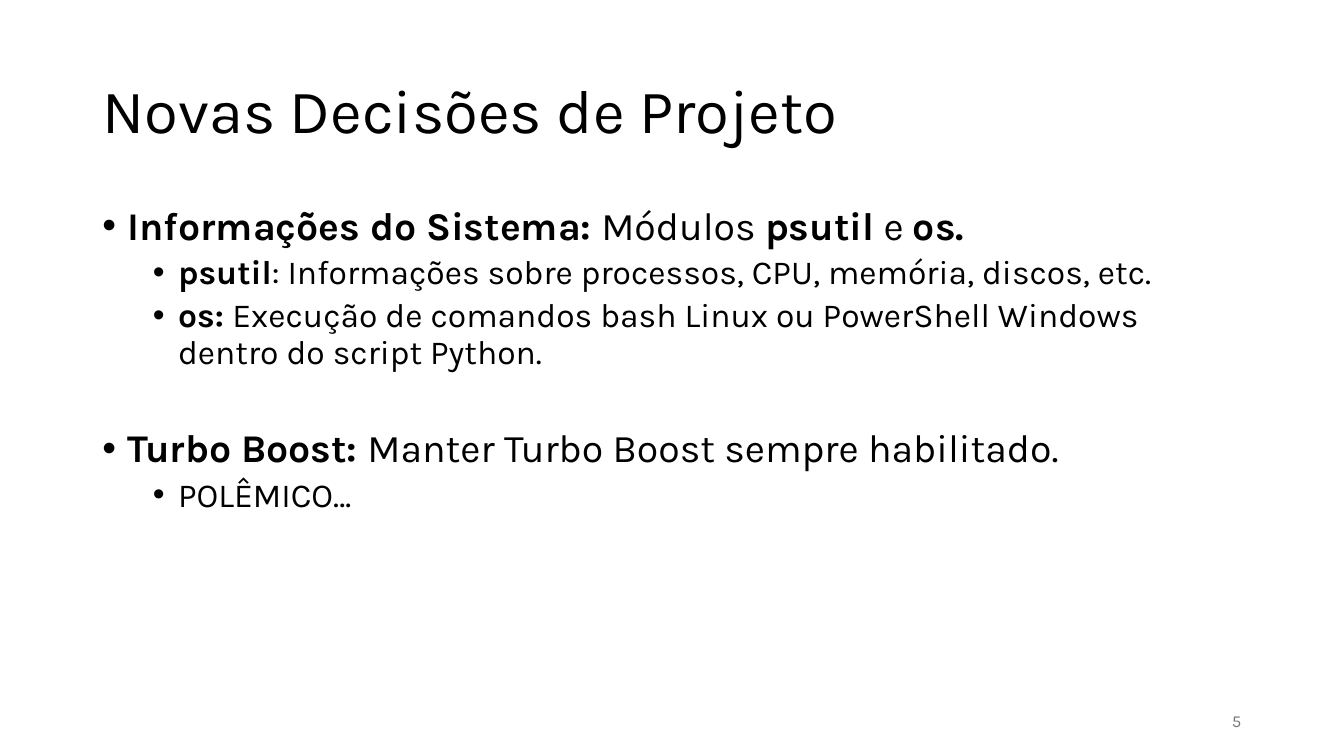
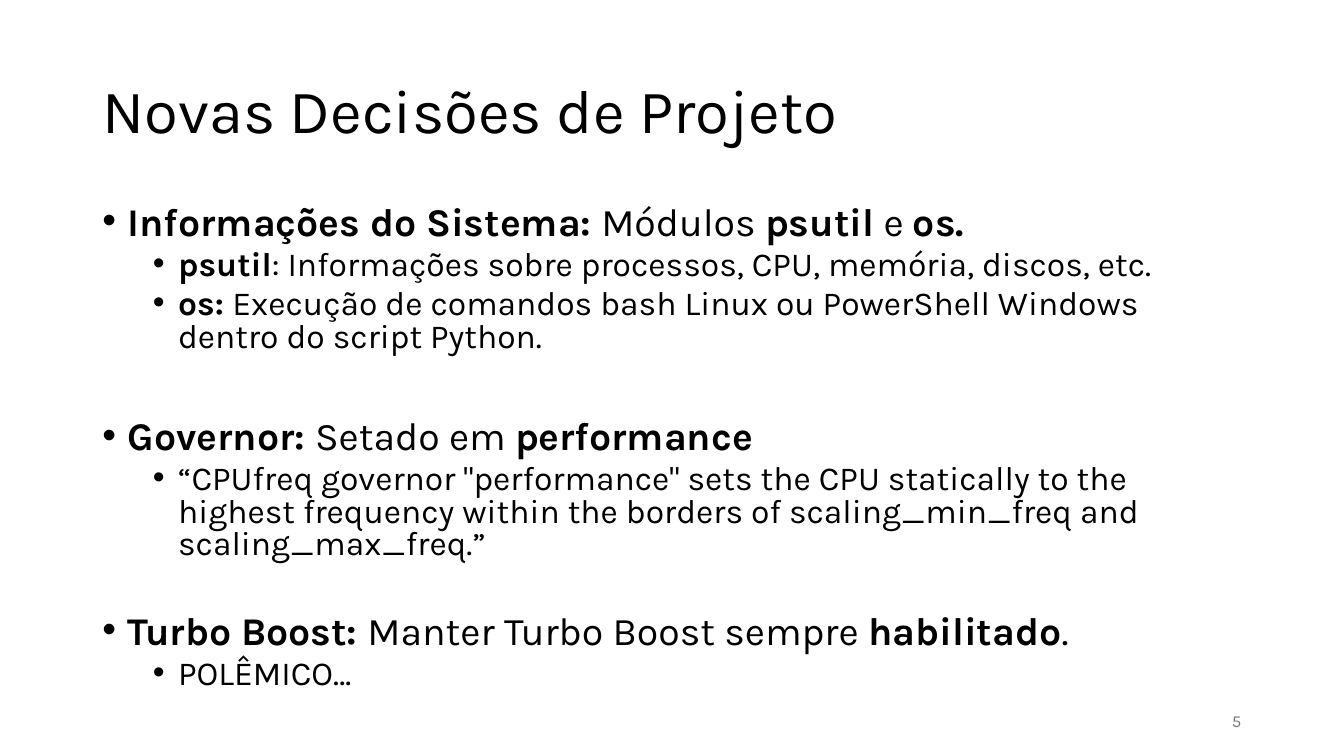
Before and after one commit to jlggross/TF-cmp223, a slide deck: slide 5 of 02-Parcial/02-Parcial-Apresentacao.pptx. Drawn at 1344x756 pixels with LibreOffice and Linux fonts; fonts in the diff are those of the drawing. Boxes give left, top, right and bottom in pixels: in the first picture for what was removed or moved away, otherwise in the second. Text is boxed around its words. In the diff, an @@ line names an element or a change of style, - is before the commit and + after.

```diff
--- a/02-Parcial/02-Parcial-Apresentacao.pptx
+++ b/02-Parcial/02-Parcial-Apresentacao.pptx
@@ text at box(128, 206, 1151, 686): bold on in "habilitado."; line spacing 0.9 to 0.8 @@
@@ text at box(128, 422, 1139, 564): paragraphs added @@
+• Governor: Setado em performance
+  • “CPUfreq governor "performance" sets the CPU statically to the highest frequency within the borders of scaling_min_freq and scaling_max_freq.”
```
Also in this commit, not shown: 10 other slides changed, 1 other file.
